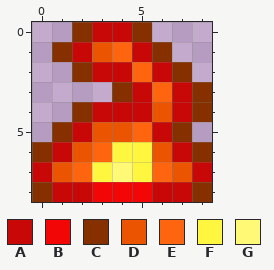
One commit to this pixel-art sprite: assets/icons/FireField.png. Above, as it was before the edit.
The file is 9x9 pixels. Colours within 5 levels of each other are drawn and written as one.
Palette (. is transparent): A #c80707  B #f20606  C #863000  D #eb5400  E #ff640e  F #fff63f  G #fff976
Pixels before, first column x 0:
0 ..CAAC...
1 .CADEAC..
2 ..CAAEAC.
3 ....CAEAC
4 ..CAAADAC
5 .CADDEAC.
6 CADEFFDAC
7 ADEFGFEDA
8 CAABBBAAC
The result:
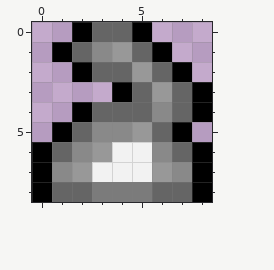
Edits made:
colour A: #c80707 -> #656565
colour B: #f20606 -> #7b7b7b
colour C: #863000 -> #000000
colour D: #eb5400 -> #898989
colour E: #ff640e -> #989898
colour F: #fff63f -> #f2f2f2
y 7: x 0 A -> C; x 4 G -> F; x 8 A -> C
Pixel boxes of the changes (left, top, right, bottom) in both pictures:
changed: (32, 22, 212, 202)
